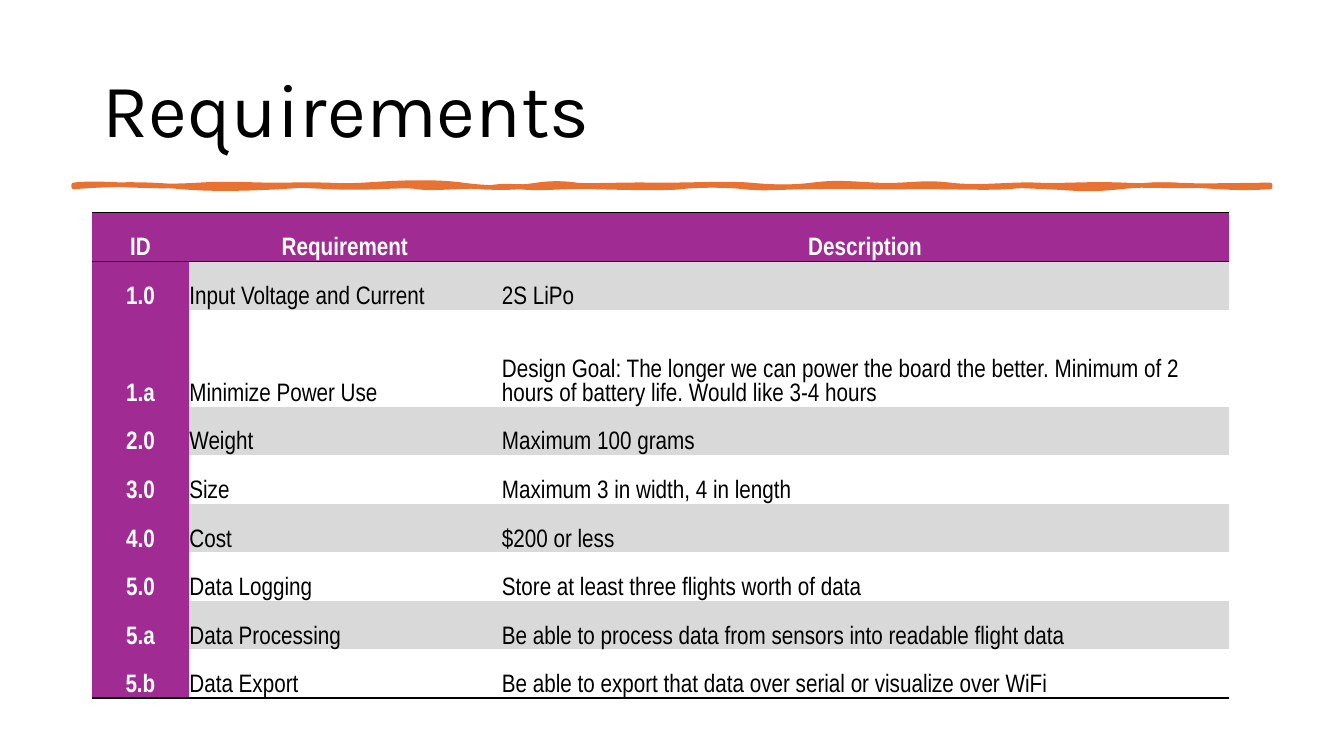
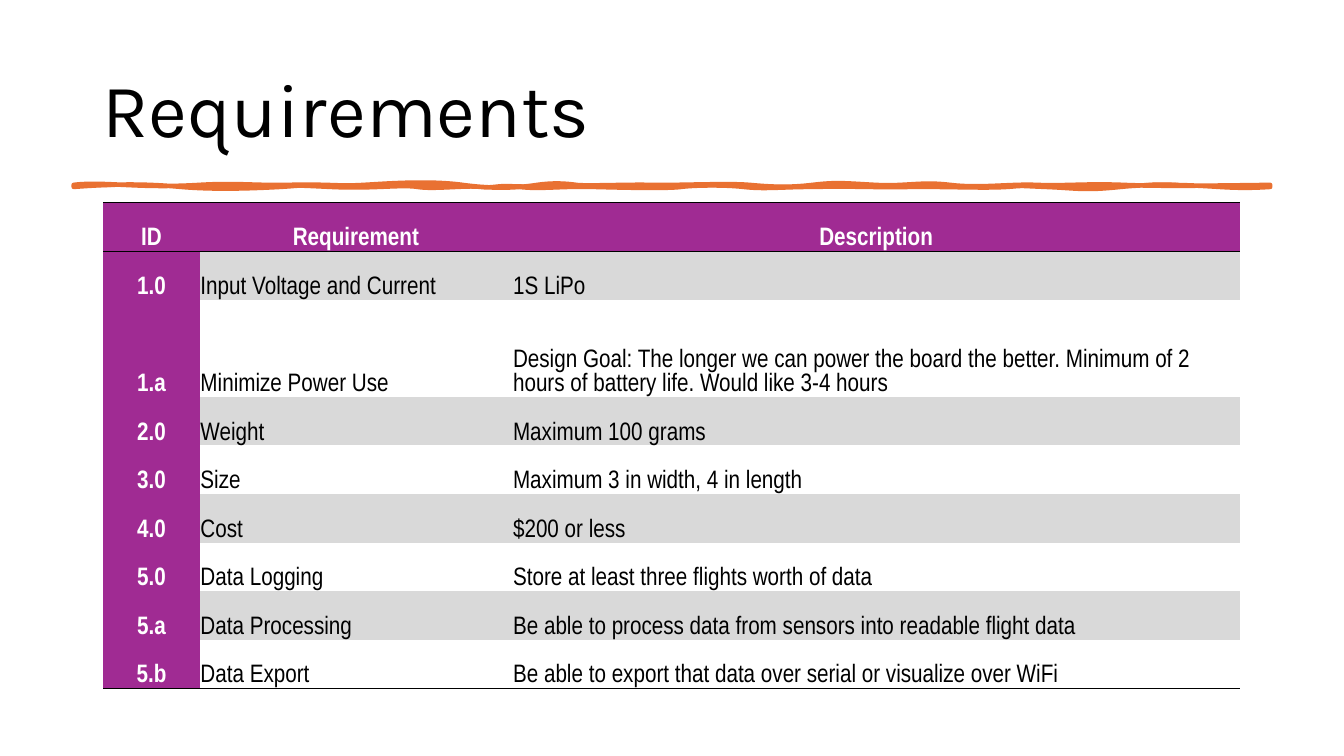
Before and after one commit to Tannyr-Singleterry/ECE590_SeniorDesign, a slide deck: slide 4 of Documents/FInal Presentation/Final_Presentation.pptx. Drawn at 1344x756 pixels with LibreOffice and Linux fonts; fonts in the diff are those of the drawing. Boxes give left, top, right and bottom in pixels: in the first picture for what was removed or moved away, otherwise in the second. Text is boxed around its words. In the diff, an @@ line names an element or a change of style, - is before the commit and + after.

```diff
--- a/Documents/FInal Presentation/Final_Presentation.pptx
+++ b/Documents/FInal Presentation/Final_Presentation.pptx
@@ table at <box>104,203,1240,693</box> @@
-row 2, column 3: 2S LiPo
+row 2, column 3: 1S LiPo
@@ table: place and size @@
-table at <box>93,213,1229,702</box>
+table at <box>104,203,1240,693</box>
```
Also in this commit, not shown: 1 other file.
